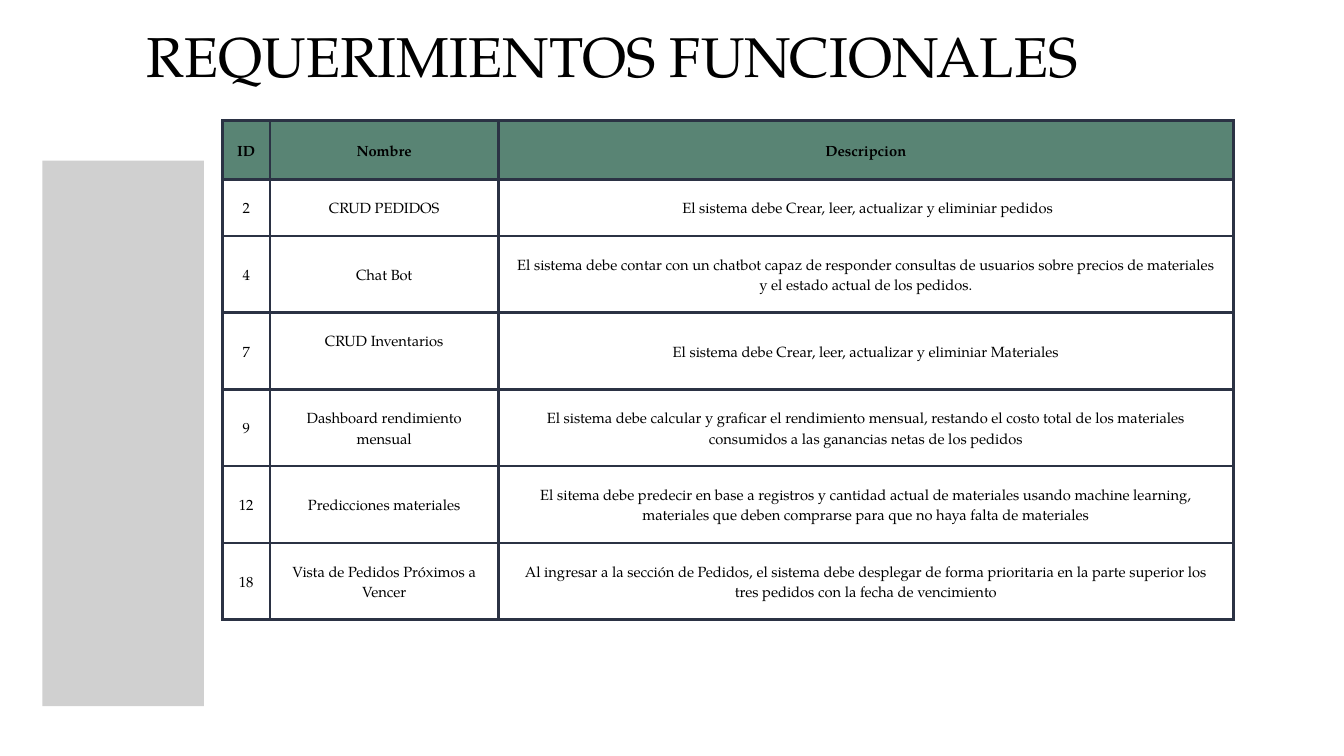
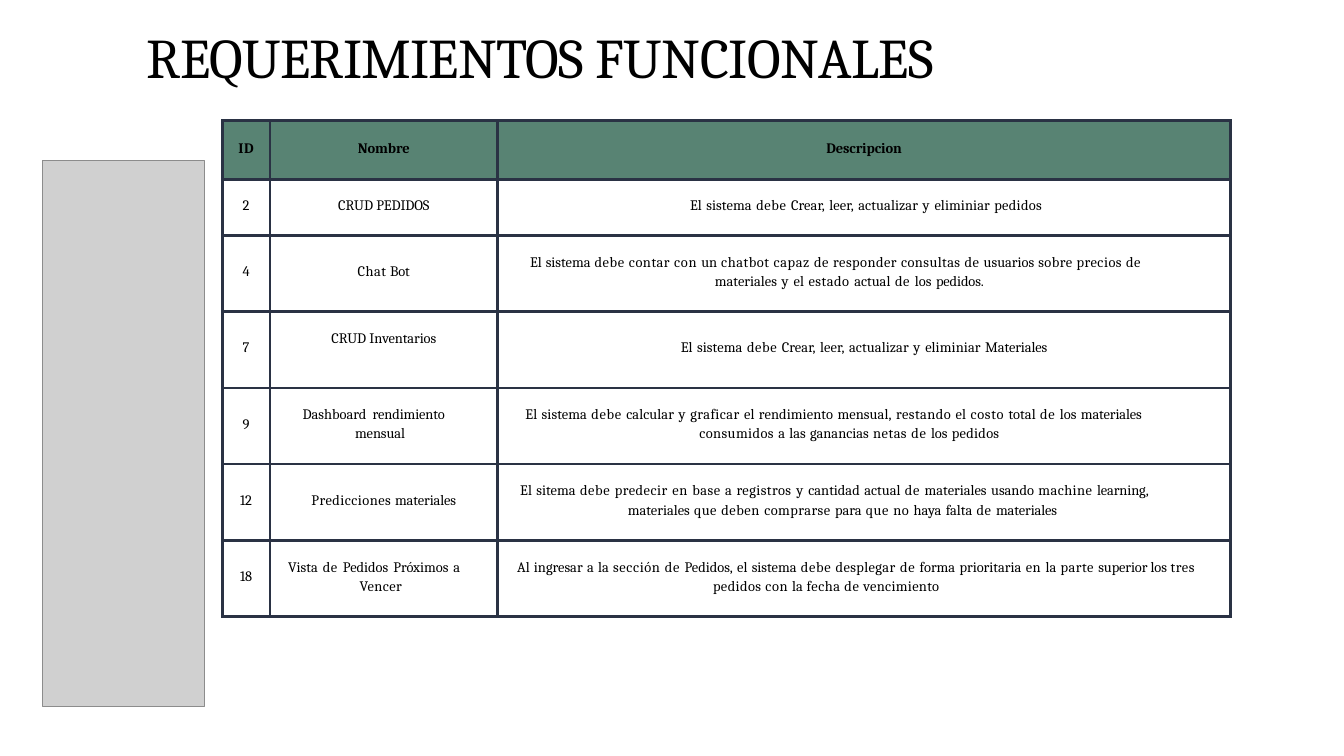
Before and after one commit to slashmagma/Proyecto_Optimisacion_MANANI-, a slide deck: slide 7 of fase 1/Evidencias_Grupales/Presentacíon Proyecto.pptx. Drawn at 1344x756 pixels with LibreOffice and Linux fonts; fonts in the diff are those of the drawing; grey boxes stand for pictures. Boxes give left, top, right and bottom in pixels: in the first picture for what was removed or moved away, otherwise in the second. Text is boxed around its words. In the diff, an @@ line names an element or a change of style, - is before the commit and + after.

```diff
--- a/fase 1/Evidencias_Grupales/Presentacíon Proyecto.pptx
+++ b/fase 1/Evidencias_Grupales/Presentacíon Proyecto.pptx
@@ title "REQUERIMIENTOS FUNCIONALES" at box(147, 40, 934, 88): font TeX Gyre Pagella to Cambria; letter spacing 0 to -0.9 pt in "REQUERIMIENTOS"; letter spacing 0 to -0.5 pt in "FUNCIONALES"; indent changed; line spacing 63pt to 1; more space between paragraphs @@
@@ table at box(222, 120, 1231, 616) @@
@@ fill #598474 to #588373 in row 1 @@
@@ size 15.7 to 15.5 pt, font TeX Gyre Pagella to Cambria @@
@@ letter spacing 0 to 0.6 pt in "ID", "contar chatbot sobre estado", "en que deben que", "en parte tres fecha" @@
@@ letter spacing 0 to -0.1 pt in "Nombre", "Descripcion", "PEDIDOS", "pedidos." and 7 more places @@
@@ letter spacing 0 to -0.5 pt in "2", "4", "7", "9" and 1 more places @@
@@ letter spacing 0 to 0.1 pt in "El sistema Crear, leer, actualizar eliminiar", "El sistema Crear, leer, actualizar eliminiar", "El sistema calcular el rendimiento mensual, el ..." @@
@@ letter spacing 0 to 0.7 pt in "debe y", "debe capaz de de y de", "debe y", "debe y de de" and 3 more places @@
@@ letter spacing 0 to 0.3 pt in "pedidos", "pedidos", "vencimiento" @@
@@ letter spacing 0 to 0.5 pt in "Chat", "responder consultas precios de", "graficar restando consumidos netas", "Predicciones" and 2 more places @@
@@ letter spacing 0 to -0.2 pt in "Bot", "12", "18" @@
@@ letter spacing 0 to 0.8 pt in "con", "costo", "con" @@
@@ letter spacing 0 to 0.4 pt in "Vencer" @@
@@ line spacing 22pt to 1 @@
@@ indent changed @@
@@ alignment centre to left @@
@@ line spacing 22pt to 1.17 @@
@@ more space between paragraphs @@
@@ borders changed @@
```
Also in this commit, not shown: 19 other slides changed.
